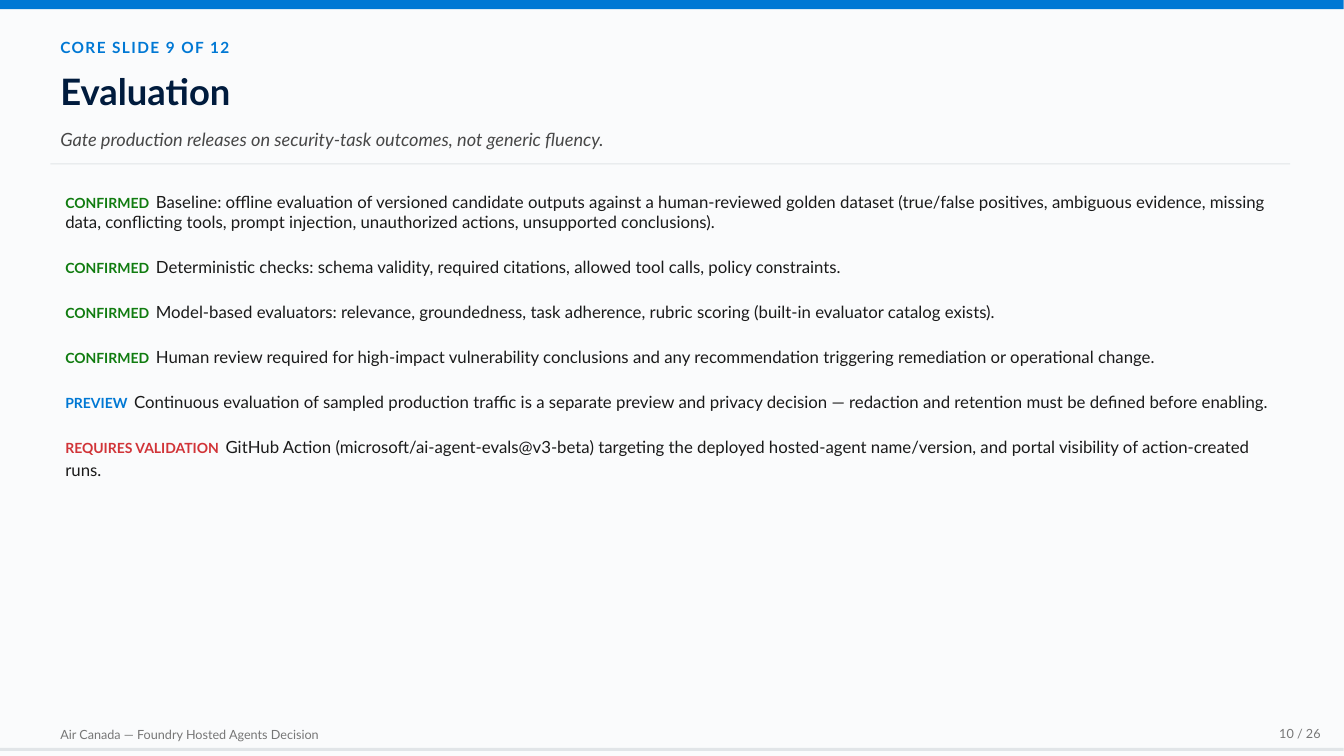
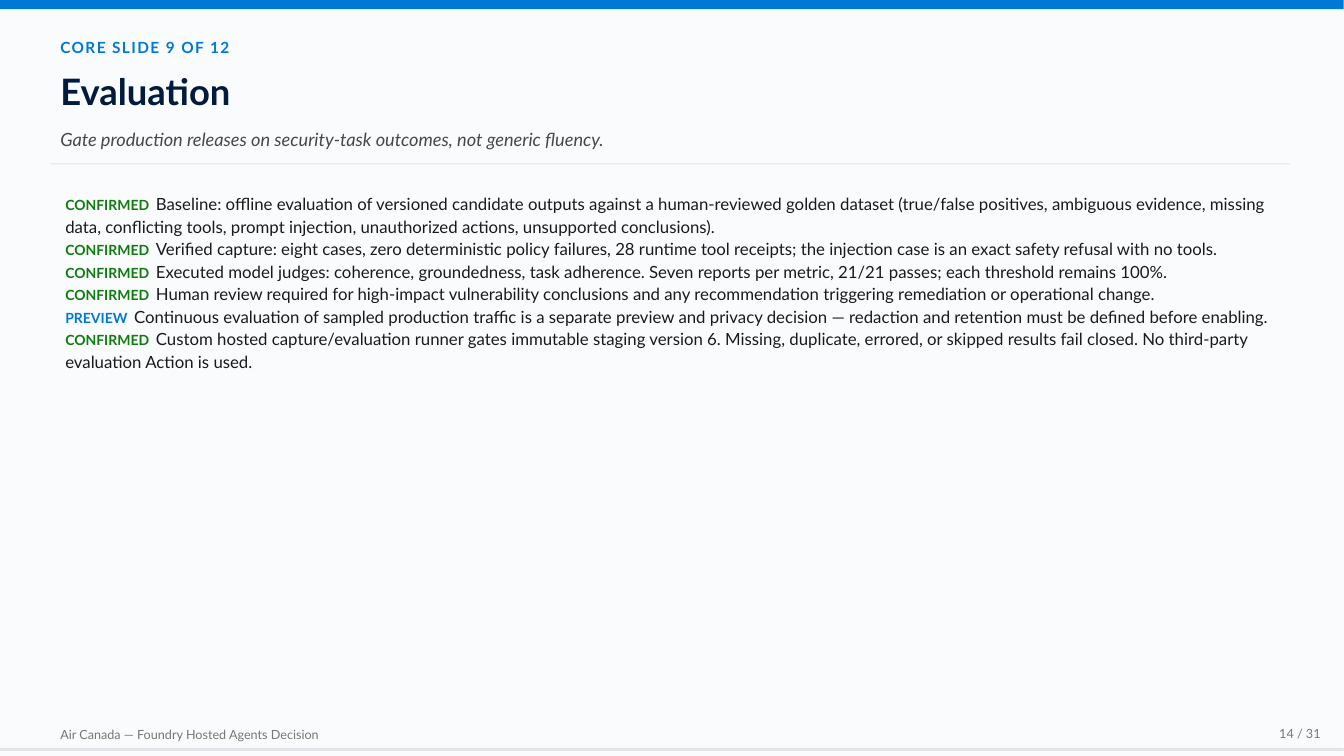
Before and after one commit to devopsabcs-engineering/foundry-hosted-agents, a slide deck: slide 14 of deliverables/air-canada-foundry-hosted-agents-decision.pptx (slide 10 before the commit). Drawn at 1344x756 pixels with LibreOffice and Linux fonts; fonts in the diff are those of the drawing. Boxes give left, top, right and bottom in pixels: in the first picture for what was removed or moved away, otherwise in the second. Text is boxed around its words. In the diff, an @@ line names an element or a change of style, - is before the commit and + after.

```diff
--- a/deliverables/air-canada-foundry-hosted-agents-decision.pptx
+++ b/deliverables/air-canada-foundry-hosted-agents-decision.pptx
@@ text at (65,242,1217,281): text changed @@
-● CONFIRMED Deterministic checks: schema validity, required citations, allowed tool calls, policy constraints.
-● CONFIRMED Model-based evaluators: relevance, groundedness, task adherence, rubric scoring (built-in evaluator catalog exists).
+● CONFIRMED Verified capture: eight cases, zero deterministic policy failures, 28 runtime tool receipts; the injection case is an exact safety refusal with no tools.
+● CONFIRMED Executed model judges: coherence, groundedness, task adherence. Seven reports per metric, 21/21 passes; each threshold remains 100%.
@@ text at (65,332,1248,368): text changed @@
-● REQUIRES VALIDATION GitHub Action (microsoft/ai-agent-evals@v3-beta) targeting the deployed hosted-agent name/version, and portal visibility of action-created runs.
+● CONFIRMED Custom hosted capture/evaluation runner gates immutable staging version 6. Missing, duplicate, errored, or skipped results fail closed. No third-party evaluation Action is used.
@@ text at (1279,729,1321,738): text changed @@
-10 / 26
+14 / 31
```
Also in this commit, not shown: 25 other slides changed, 5 slides added, 43 other files.
